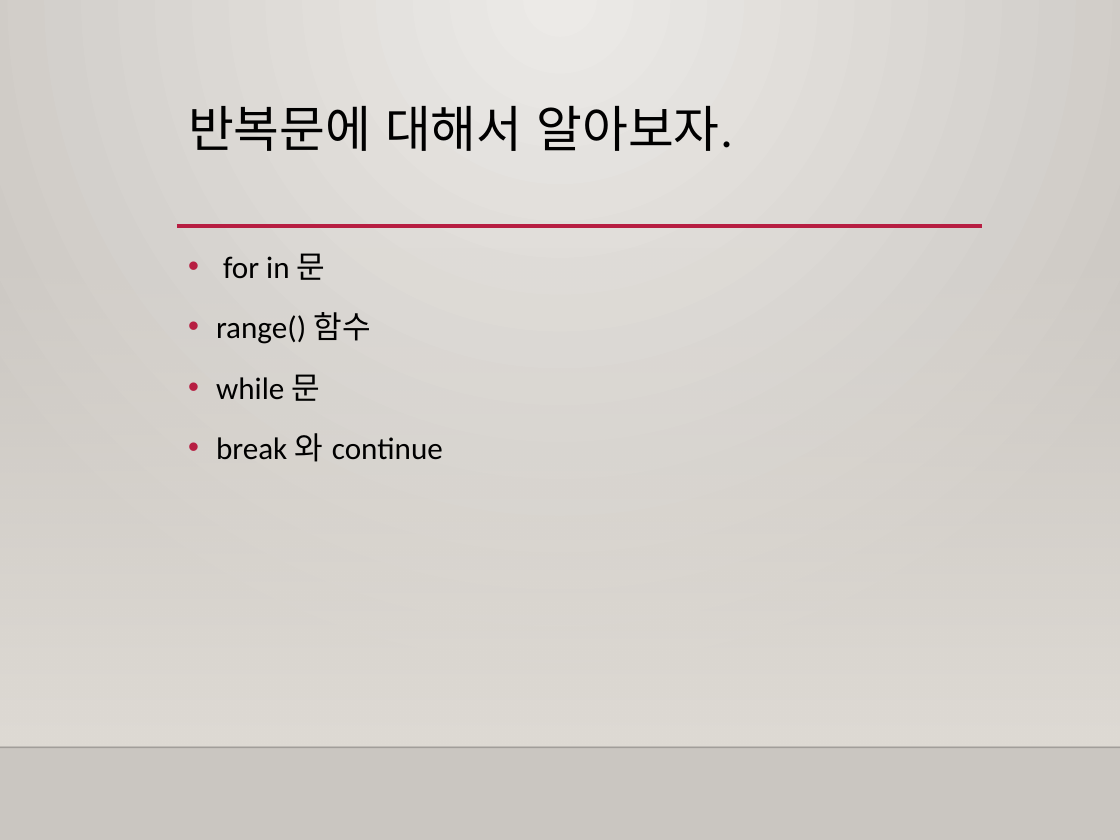
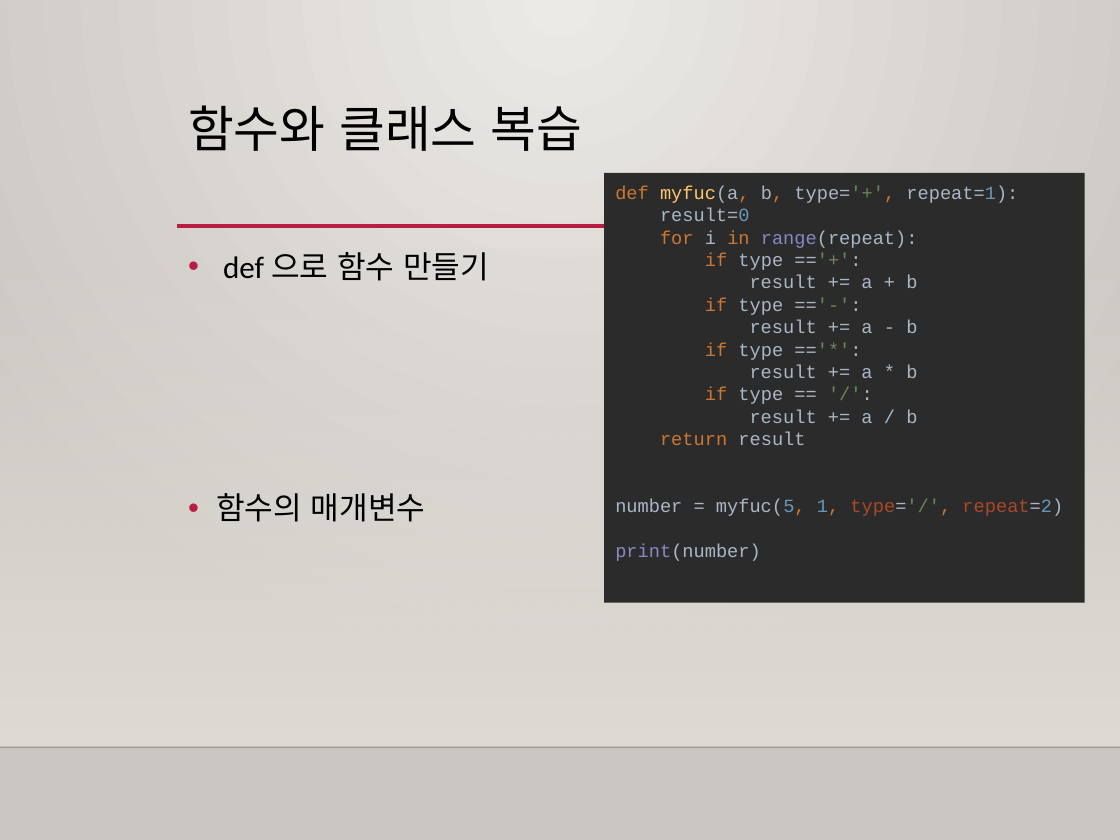
Before and after one commit to freshmea/weizman_python_class, a slide deck: slide 3 of textbook/파이썬3-2교시.pptx. Drawn at 1120x840 pixels with LibreOffice and Linux fonts; fonts in the diff are those of the drawing; background and template pictures are left out. Boxes give left, top, right and bottom in pixels: in the first picture for what was removed or moved away, otherwise in the second. Text is boxed around its words. In the diff, an @@ line names an element or a change of style, - is before the commit and + after.

```diff
--- a/textbook/파이썬3-2교시.pptx
+++ b/textbook/파이썬3-2교시.pptx
@@ title at (188,105,583,151): text changed @@
-반복문에 대해서 알아보자.
+함수와 클래스 복습
@@ rectangle added at (604,174,1084,604), fill #2B2B2B, 12 pt, text #A9B7C6 @@
+def myfuc(a, b, type='+', repeat=1):
+result=0
+for i in range(repeat):
+if type =='+':
+result += a + b
+if type =='-':
+result += a - b
+if type =='*':
+result += a * b
+if type == '/':
+result += a / b
+return result
+number = myfuc(5, 1, type='/', repeat=2)
+print(number)
@@ text at (216,252,489,522): text changed @@
-• for in 문
-• range() 함수
-• while 문
-• break 와 continue
+• def 으로 함수 만들기
+• 함수의 매개변수
```
Also in this commit, not shown: 3 other slides changed, 5 slides added, 4 slides removed, 8 other files.
